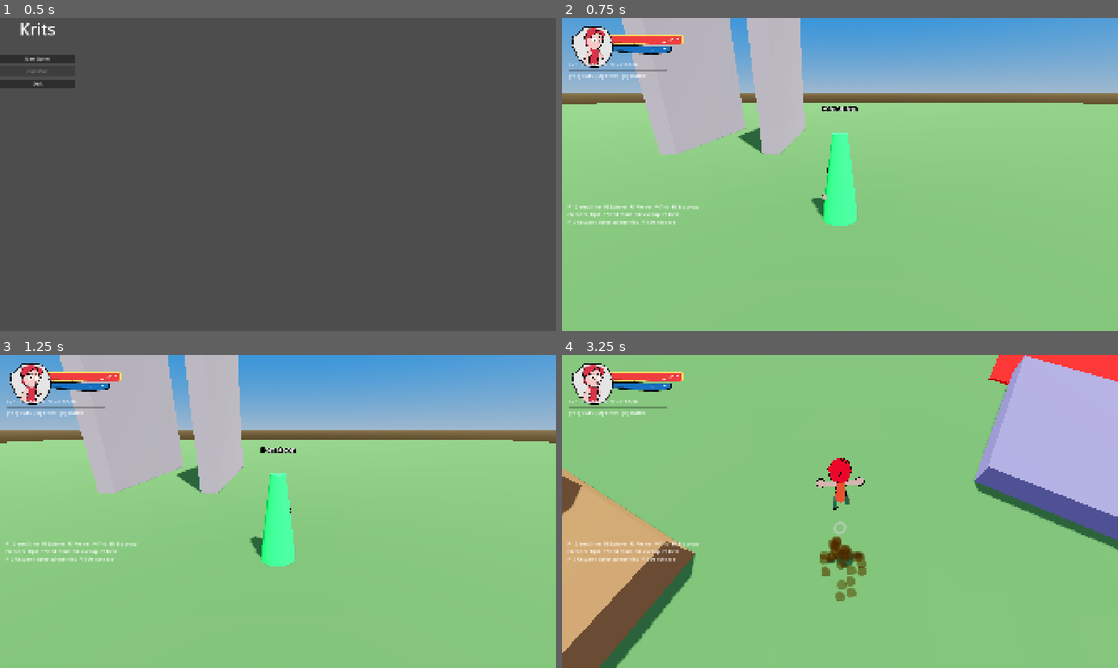
Above: before the commit, frames 1-4 (two rows, left to right).
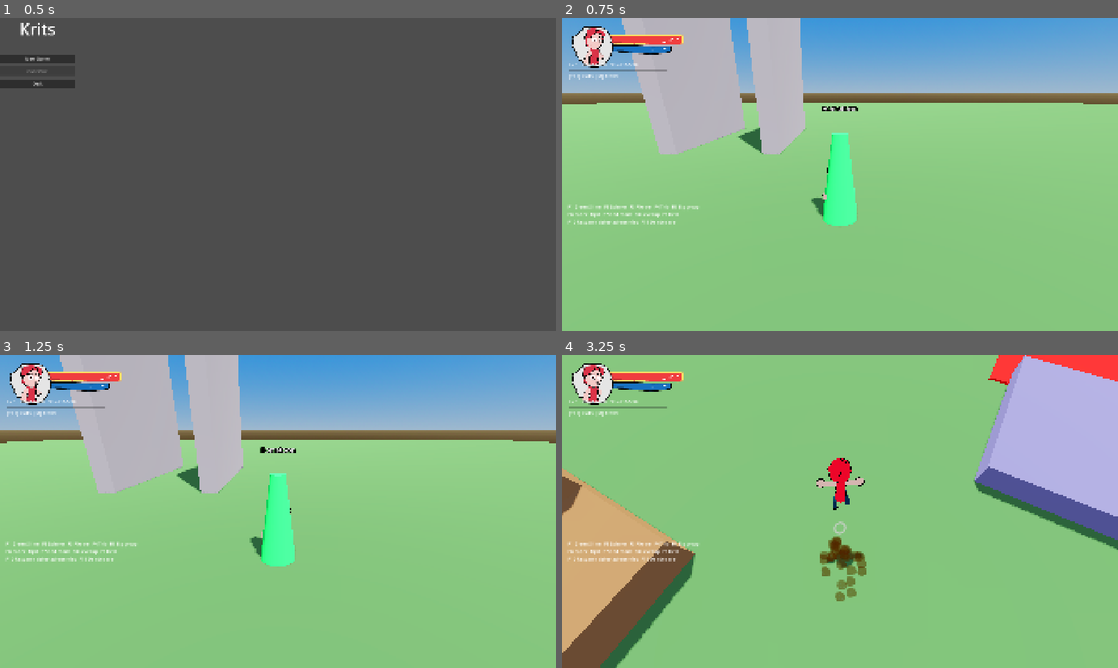
Above: after the commit, the same moments.

Repository: doggoanim/Krits
Game: Godot game, scene res://ui/main_menu.tscn
Same seed, same stepped clock (60 frames per second), same inputs: the game is played once before the commit and once after it.
Inputs (mouse positions are in pixels of both pictures, inside the frame that each line leads up to):
- Up to frame 1 (0.5 s): no input
- Up to frame 2 (0.75 s): click "New Game" at 0.5 s
- Up to frame 3 (1.25 s): no input
- Up to frame 4 (3.25 s): tap Enter at 1.25 s; move the mouse to (867, 511) at 1.27 s; hold W (move_forward) from 1.28 s (still down); tap Space (jump) at 1.35, 1.52, 1.82, 2.27, 2.3, 2.57, 3.05 s; move the mouse to (812, 511) at 2.02 s; tap Ctrl (crouch_pound) at 2.1 s; move the mouse to (851, 505) at 2.77 s; tap E (interact) at 2.85 s

Frame 1 is identical in both runs. In frame 2, less than 0.1% of the frame differs, in the area x 10-15%, y 18-20%; in frame 3, less than 0.1%; in frame 4, 0.2%, in the area x 10-52%, y 18-49%.

Commit message:
Remove the outfit mechanic entirely
Was purely cosmetic (a color tint on a few material slots) and not
asked for again, so cut it cleanly rather than leaving dead code around:

- Deleted outfits/ (OutfitData, OutfitLibrary) and ui/outfit_menu.gd
- Game: removed outfit/unlocked_outfits state, set_outfit(), and their
  fields from save()/load_game()/delete_save()
- Events: removed outfit_changed signal
- InputSetup: removed the O/menu_outfit binding
- PlayerVisual: removed OUTFIT_SLOTS, outfit material tracking, and
  apply_outfit() — the model keeps its authored material colors as-is
- PortraitViewport: same removal for its own separate model copy
- Spawnpoint: removed the unlocks_outfit export and its unlock-on-touch
  logic; TestLevel's _spawn() calls updated to match
- UiRoot: no longer adds an OutfitMenu
- Hud: dropped "[O] Outfits" from the control hint
- README: removed every outfit mention (controls, layout, map-building)

Old save files with "outfit"/"outfits" keys load fine — load_game() just
ignores unknown keys it no longer reads.

Diff:
--- a/core/events.gd
+++ b/core/events.gd
@@ -19,5 +19,4 @@
 # World
 signal spawnpoint_activated(id: StringName)
 signal fast_travel_requested(id: StringName)
-signal outfit_changed(id: StringName)
 signal story_flag_changed(flag: StringName, value: Variant)
--- a/core/game.gd
+++ b/core/game.gd
@@ -1,5 +1,5 @@
 extends Node
-## Global game state: stats, story flags, unlocked spawnpoints, outfit, saving.
+## Global game state: stats, story flags, unlocked spawnpoints, saving.
 
 const SAVE_PATH := "user://save.json"
 
@@ -9,8 +9,6 @@
 var last_spawn: StringName = &""
 var god_mode := false
 var input_locked := false   ## true during encounter transitions
-var outfit: StringName = &"default"
-var unlocked_outfits: Array[StringName] = [&"default"]
 
 func _process(delta: float) -> void:
 	stats.tick(delta)
@@ -28,11 +26,6 @@
 		unlocked_spawns.append(id)
 	Events.spawnpoint_activated.emit(id)
 	save()
-
-func set_outfit(id: StringName) -> void:
-	if id in unlocked_outfits:
-		outfit = id
-		Events.outfit_changed.emit(id)
 
 ## Clears every "cleared_<id>" world-enemy flag (leaves other story flags
 ## alone), so already-defeated overworld enemies count as undefeated again.
@@ -52,8 +45,6 @@
 	story_flags.clear()
 	unlocked_spawns.clear()
 	last_spawn = &""
-	outfit = &"default"
-	unlocked_outfits = [&"default"]
 
 ## Whether there's a save file to resume — MainMenu uses this to decide
 ## whether "Continue" should be enabled.
@@ -64,8 +55,7 @@
 	var data := {
 		"stats": stats.to_dict(), "flags": story_flags,
 		"spawns": unlocked_spawns.map(func(s): return String(s)),
-		"last_spawn": String(last_spawn), "outfit": String(outfit),
-		"outfits": unlocked_outfits.map(func(s): return String(s)),
+		"last_spawn": String(last_spawn),
 	}
 	var f := FileAccess.open(SAVE_PATH, FileAccess.WRITE)
 	if f: f.store_string(JSON.stringify(data))
@@ -81,7 +71,4 @@
 	unlocked_spawns.clear()
 	for s in parsed.get("spawns", []): unlocked_spawns.append(StringName(s))
 	last_spawn = StringName(parsed.get("last_spawn", ""))
-	outfit = StringName(parsed.get("outfit", "default"))
-	unlocked_outfits.clear()
-	for s in parsed.get("outfits", ["default"]): unlocked_outfits.append(StringName(s))
 	return true
--- a/core/input_setup.gd
+++ b/core/input_setup.gd
@@ -12,7 +12,6 @@
 	_key(&"interact", KEY_E)
 	_key(&"menu_stats", KEY_TAB)
 	_key(&"menu_travel", KEY_M)
-	_key(&"menu_outfit", KEY_O)
 	_key(&"ui_cancel_menu", KEY_ESCAPE)
 
 func _key(action: StringName, keycode: Key) -> void:
--- a/core/model_util.gd
+++ b/core/model_util.gd
@@ -38,7 +38,7 @@
 ## (toon diffuse ramp, specular disabled) and gives it a black inverted-hull
 ## outline `outline_thickness` thick (see CelOutline). Appends every
 ## duplicated material to `out_materials` if given, so a caller (flash-on-hit,
-## outfit tinting, ...) can modify them later without re-walking the tree.
+## slime tinting, ...) can modify them later without re-walking the tree.
 static func apply_cel_shading(model: Node3D, outline_thickness: float,
 		outline_color := Color.BLACK, out_materials: Array = []) -> void:
 	_shade_recursive(model, outline_thickness, outline_color, out_materials)
--- a/outfits/outfit_data.gd
+++ /dev/null
@@ -1,8 +0,0 @@
-class_name OutfitData
-extends Resource
-## Cosmetic-only outfit. Add fields (mesh, hat scene...) as the art arrives.
-
-@export var id: StringName = &"default"
-@export var display_name := "Traveler"
-@export var color := Color(0.9, 0.6, 0.2)
-@export var metallic := 0.0
--- a/outfits/outfit_library.gd
+++ /dev/null
@@ -1,30 +0,0 @@
-class_name OutfitLibrary
-extends RefCounted
-## Central registry. Later: load every .tres from res://outfits/data/ instead.
-
-static var _outfits: Dictionary = {}
-
-static func _build() -> void:
-	if not _outfits.is_empty():
-		return
-	_add(&"default", "Traveler", Color(0.9, 0.6, 0.2), 0.0)
-	_add(&"azure", "Azure Cloak", Color(0.25, 0.5, 0.95), 0.1)
-	_add(&"crimson", "Crimson Guard", Color(0.85, 0.15, 0.2), 0.3)
-	_add(&"verdant", "Verdant Scout", Color(0.3, 0.8, 0.4), 0.0)
-	_add(&"void", "Void Walker", Color(0.2, 0.1, 0.3), 0.8)
-
-static func _add(id: StringName, nm: String, col: Color, metal: float) -> void:
-	var o := OutfitData.new()
-	o.id = id
-	o.display_name = nm
-	o.color = col
-	o.metallic = metal
-	_outfits[id] = o
-
-static func get_outfit(id: StringName) -> OutfitData:
-	_build()
-	return _outfits.get(id, _outfits[&"default"])
-
-static func all() -> Array:
-	_build()
-	return _outfits.values()
--- a/player/player_visual.gd
+++ b/player/player_visual.gd
@@ -30,10 +30,6 @@
 const ANIM_SLIDE := &"slide"                     ## brief reaction to a sharp direction change
 const ANIM_SIDE_JUMP := &"side_jump"             ## Mario 64-style skid-turn trick jump
 
-## Material slots (named in the model) that get tinted by the active outfit.
-## Skin/hair/face stay as authored — outfits only recolor the "clothing" parts.
-const OUTFIT_SLOTS := [&"Body", &"Pants", &"Shoes"]
-
 ## Blender's glTF export doesn't always agree with Godot's -Z-forward convention —
 ## a rig authored facing Blender's own "forward" often lands facing +Z in Godot,
 ## which makes every animation look reversed (the character appears to run
@@ -45,10 +41,8 @@
 var _anim: AnimationPlayer
 var _model: Node3D
 var _materials: Array[BaseMaterial3D] = []
-var _outfit_materials: Array[BaseMaterial3D] = []
 var _base_colors: Dictionary = {}   # BaseMaterial3D -> Color, the non-flash color
 var _flash_t := 0.0
-var _outfit: OutfitData
 var _lean_pitch := 0.0   ## current smoothed forward/back lean (rad), this node's rotation.x
 var _lean_bank := 0.0    ## current smoothed side-to-side lean (rad), this node's rotation.z
 var _base_scale := 1.0   ## uniform scale from ModelUtil.fit_height, read back after _ready()
@@ -103,16 +97,12 @@
 			outline_color, _materials)
 	for m in _materials:
 		_base_colors[m] = m.albedo_color
-		if m.resource_name in OUTFIT_SLOTS:
-			_outfit_materials.append(m)
 	_force_looping_clips()
 	if _anim == null:
 		push_warning("PlayerVisual: no AnimationPlayer found under the model — animations will not play.")
 	else:
 		print("PlayerVisual: clips found in model = ", _anim.get_animation_list())
 
-	Events.outfit_changed.connect(func(id: StringName): apply_outfit(OutfitLibrary.get_outfit(id)))
-	apply_outfit(OutfitLibrary.get_outfit(Game.outfit))
 	play(ANIM_IDLE)
 
 ## Sets loop_mode explicitly on every clip in the model — LOOP_LINEAR for
@@ -136,12 +126,6 @@
 ## animate in sync automatically).
 func get_model() -> Node3D:
 	return _model
-
-func apply_outfit(o: OutfitData) -> void:
-	_outfit = o
-	for m in _outfit_materials:
-		m.albedo_color = o.color
-		_base_colors[m] = o.color
 
 ## Plays `anim_name` if it isn't already the one running. Safe to call every
 ## frame — the common case (state hasn't changed) is a cheap no-op. Does
--- a/ui/hud.gd
+++ b/ui/hud.gd
@@ -197,8 +197,8 @@
 	_xp.max_value = s.xp_to_next()
 	_xp.value = s.xp
 	_level.text = "Lv %d   HP %d/%d   Shield %d/%d" % [s.level, s.hp, s.max_hp(), s.shield, s.max_shield()]
-	_hint.text = "[Tab] Stats (%d pts)   [M] Travel   [O] Outfits" % s.points if s.points > 0 \
-		else "[Tab] Stats   [M] Travel   [O] Outfits"
+	_hint.text = "[Tab] Stats (%d pts)   [M] Travel" % s.points if s.points > 0 \
+		else "[Tab] Stats   [M] Travel"
 
 func _on_combo(c: int) -> void:
 	_combo.text = "x%d" % c if c > 1 else ""
--- a/ui/outfit_menu.gd
+++ /dev/null
@@ -1,19 +0,0 @@
-class_name OutfitMenu
-extends MenuBase
-
-func _init() -> void:
-	toggle_action = &"menu_outfit"
-
-func refresh() -> void:
-	for c in content.get_children():
-		content.remove_child(c)
-		c.queue_free()
-	title("Outfits")
-	for o in OutfitLibrary.all():
-		if o.id in Game.unlocked_outfits:
-			var b := Button.new()
-			b.text = o.display_name + ("  (equipped)" if o.id == Game.outfit else "")
-			b.pressed.connect(func():
-				Game.set_outfit(o.id)
-				refresh())
-			content.add_child(b)
--- a/ui/ui_root.gd
+++ b/ui/ui_root.gd
@@ -9,4 +9,3 @@
 	add_child(StatsMenu.new())
 	travel_menu = TravelMenu.new()
 	add_child(travel_menu)
-	add_child(OutfitMenu.new())
--- a/ui/widgets/portrait_viewport.gd
+++ b/ui/widgets/portrait_viewport.gd
@@ -3,10 +3,9 @@
 ## Live 3D headshot for the HUD portrait. Renders a *second*, independent
 ## copy of the player model into an isolated SubViewport (its own lights,
 ## camera and World3D — never the gameplay scene) and displays it through a
-## TextureRect. Looping the idle clip and listening for outfit changes keeps
-## it in sync with the in-game character without ever touching Player or the
-## live PlayerVisual, so nothing here can affect — or be affected by —
-## gameplay.
+## TextureRect. Looping the idle clip keeps it in sync with the in-game
+## character without ever touching Player or the live PlayerVisual, so
+## nothing here can affect — or be affected by — gameplay.
 ##
 ## Composited on top of the portrait frame art by Hud._build_meter_cluster();
 ## the viewport's background is transparent, and the render itself is
@@ -40,7 +39,6 @@
 var _viewport: SubViewport
 var _model: Node3D
 var _anim: AnimationPlayer
-var _outfit_materials: Array[BaseMaterial3D] = []
 
 func _ready() -> void:
 	_viewport = SubViewport.new()
@@ -63,8 +61,6 @@
 	circle_mat.shader = circle_shader
 	tex_rect.material = circle_mat
 	add_child(tex_rect)
-
-	Events.outfit_changed.connect(func(id: StringName): _apply_outfit(OutfitLibrary.get_outfit(id)))
 
 func _build_scene() -> void:
 	var world := Node3D.new()
@@ -103,12 +99,7 @@
 	# model's actual post-scale height, i.e. Player.STAND_HEIGHT itself.
 	var fit_box := ModelUtil.fit_height(_model, Player.STAND_HEIGHT)
 	var pre_scale_height := fit_box.size.y if fit_box.size.y > 0.001 else Player.STAND_HEIGHT
-	var materials: Array[BaseMaterial3D] = []
-	ModelUtil.apply_cel_shading(_model, pre_scale_height * OUTLINE_THICKNESS_RATIO, Color.BLACK, materials)
-	for m in materials:
-		if m.resource_name in PlayerVisual.OUTFIT_SLOTS:
-			_outfit_materials.append(m)
-	_apply_outfit(OutfitLibrary.get_outfit(Game.outfit))
+	ModelUtil.apply_cel_shading(_model, pre_scale_height * OUTLINE_THICKNESS_RATIO, Color.BLACK)
 
 	if _anim != null and _anim.has_animation(PlayerVisual.ANIM_IDLE):
 		_anim.get_animation(PlayerVisual.ANIM_IDLE).loop_mode = Animation.LOOP_LINEAR
@@ -123,7 +114,3 @@
 	world.add_child(cam)
 	cam.look_at(look_at_pos, Vector3.UP)
 	cam.current = true
-
-func _apply_outfit(o: OutfitData) -> void:
-	for m in _outfit_materials:
-		m.albedo_color = o.color
--- a/world/spawnpoint.gd
+++ b/world/spawnpoint.gd
@@ -4,7 +4,6 @@
 
 @export var spawn_id: StringName = &"start"
 @export var display_name := "Start"
-@export var unlocks_outfit: StringName = &""   ## optional cosmetic reward
 
 var _mat := StandardMaterial3D.new()
 
@@ -47,8 +46,6 @@
 func activate() -> void:
 	Game.unlock_spawn(spawn_id)
 	Game.stats.full_heal()
-	if unlocks_outfit != &"" and unlocks_outfit not in Game.unlocked_outfits:
-		Game.unlocked_outfits.append(unlocks_outfit)
 
 func respawn_position() -> Vector3:
 	return global_position + Vector3.UP * 0.2
--- a/world/test_level.gd
+++ b/world/test_level.gd
@@ -19,9 +19,9 @@
 	_box(Vector3(0, 0.5, 40), Vector3(8, 1, 8), Color(0.5, 0.5, 0.7), true)
 	_box(Vector3(0, 0.0, 30), Vector3(10, 0.2, 14), Color(0.8, 0.2, 0.2), true)   # lava-colored pit marker
 
-	_spawn(&"start", "Hometown", Vector3(0, 0, 0), &"")
-	_spawn(&"hill", "Hill Outpost", Vector3(30, 4.5, 6), &"azure")
-	_spawn(&"far", "Far Platform", Vector3(0, 1.0, 40), &"crimson")
+	_spawn(&"start", "Hometown", Vector3(0, 0, 0))
+	_spawn(&"hill", "Hill Outpost", Vector3(30, 4.5, 6))
+	_spawn(&"far", "Far Platform", Vector3(0, 1.0, 40))
 
 	# Overworld enemies: they pop in when you approach and wander. Touch one to fight.
 	_enemy(&"slime_solo", Vector3(-25, 0.2, 10), EnemyLibrary.green_slime())
@@ -56,11 +56,10 @@
 	body.add_child(mi)
 	add_child(body)
 
-func _spawn(id: StringName, nm: String, pos: Vector3, outfit: StringName) -> void:
+func _spawn(id: StringName, nm: String, pos: Vector3) -> void:
 	var sp := Spawnpoint.new()
 	sp.spawn_id = id
 	sp.display_name = nm
-	sp.unlocks_outfit = outfit
 	sp.position = pos
 	add_child(sp)
 
